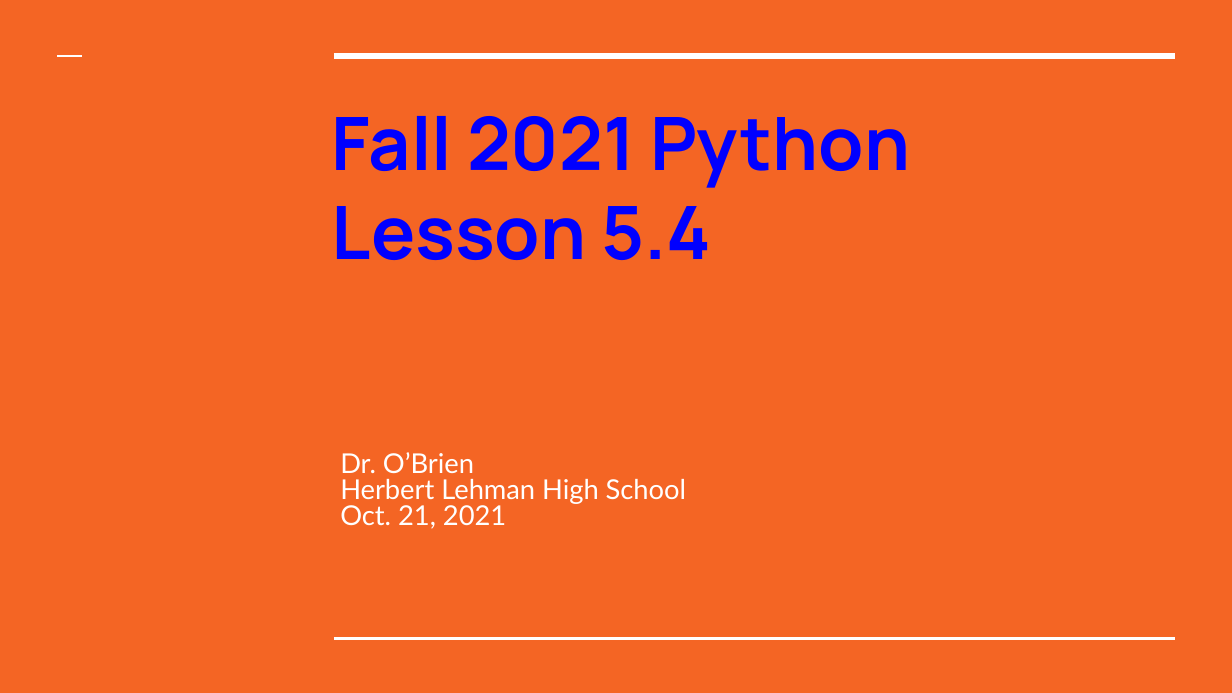
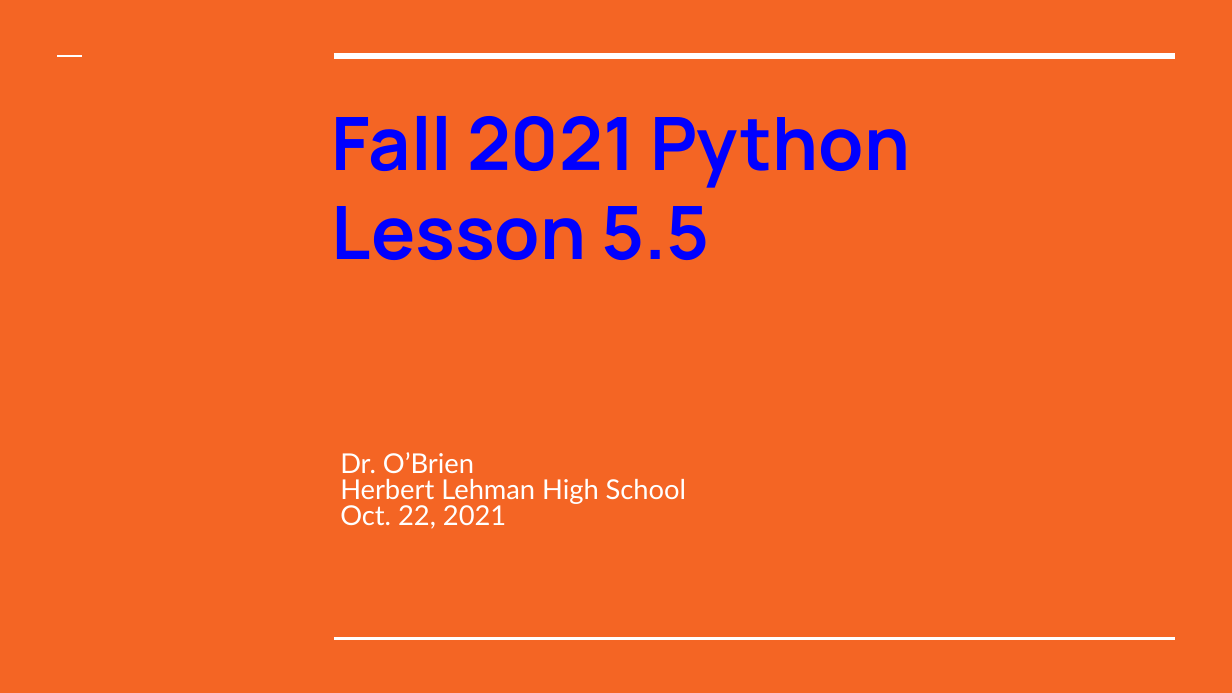
Before and after one commit to cobrien87/work, a slide deck: slide 1 of old/lesson_54_python.pptx. Drawn at 1232x693 pixels with LibreOffice and Linux fonts; fonts in the diff are those of the drawing; background and template pictures are left out. Boxes give left, top, right and bottom in pixels: in the first picture for what was removed or moved away, otherwise in the second. Text is boxed around its words. In the diff, an @@ line names an element or a change of style, - is before the commit and + after.

```diff
--- a/old/lesson_54_python.pptx
+++ b/old/lesson_54_python.pptx
@@ title at [332, 206, 709, 260]: text changed @@
-Lesson 5.4
+Lesson 5.5
@@ subtitle at [340, 505, 506, 529]: text changed @@
-Oct. 21, 2021
+Oct. 22, 2021
```
Also in this commit, not shown: 5 other slides changed, 1 slide added, 2 slides removed, 15 other files.
